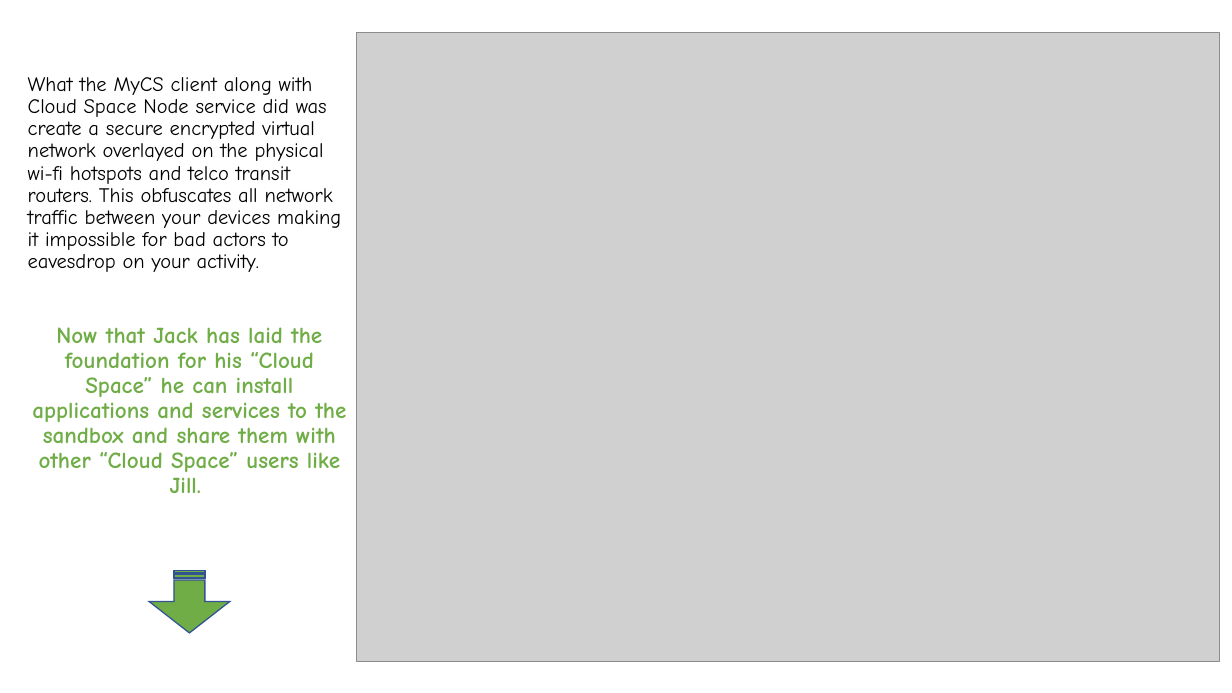
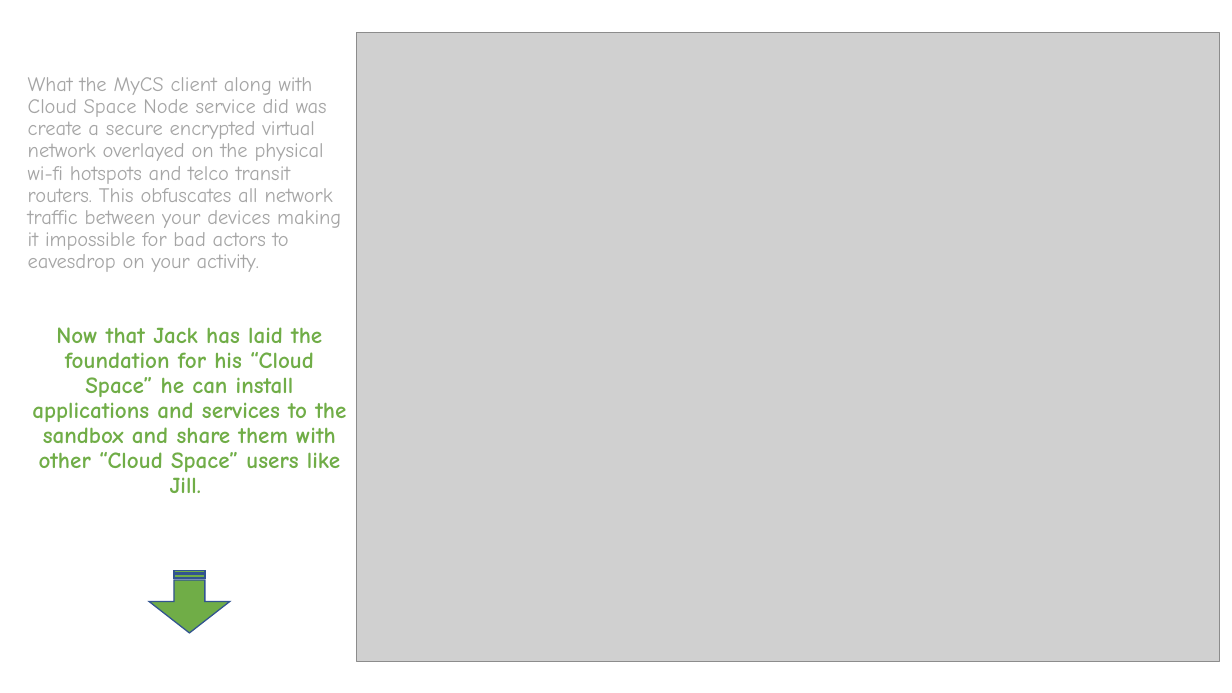
Before and after one commit to appbricks/mycloudspace-web, a slide deck: slide 5 of docs/foundational-network-platform.pptx. Drawn at 1232x693 pixels with LibreOffice and Linux fonts; fonts in the diff are those of the drawing; grey boxes stand for pictures. Boxes give left, top, right and bottom in pixels: in the first picture for what was removed or moved away, otherwise in the second. Text is boxed around its words. In the diff, an @@ line names an element or a change of style, - is before the commit and + after.

Commit message:
updated

```diff
--- a/docs/foundational-network-platform.pptx
+++ b/docs/foundational-network-platform.pptx
@@ text at box(28, 77, 341, 272): text colour #000000 to #A5A5A5 in "What the MyCS client along with Cloud ..." @@
```
